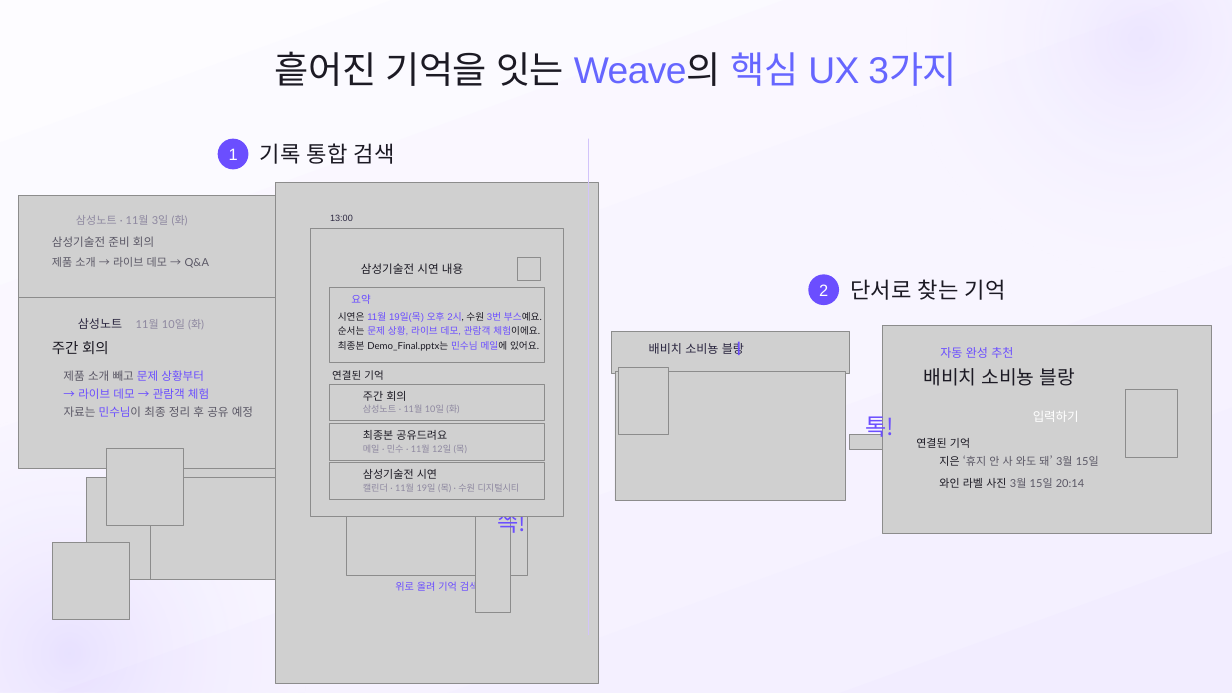
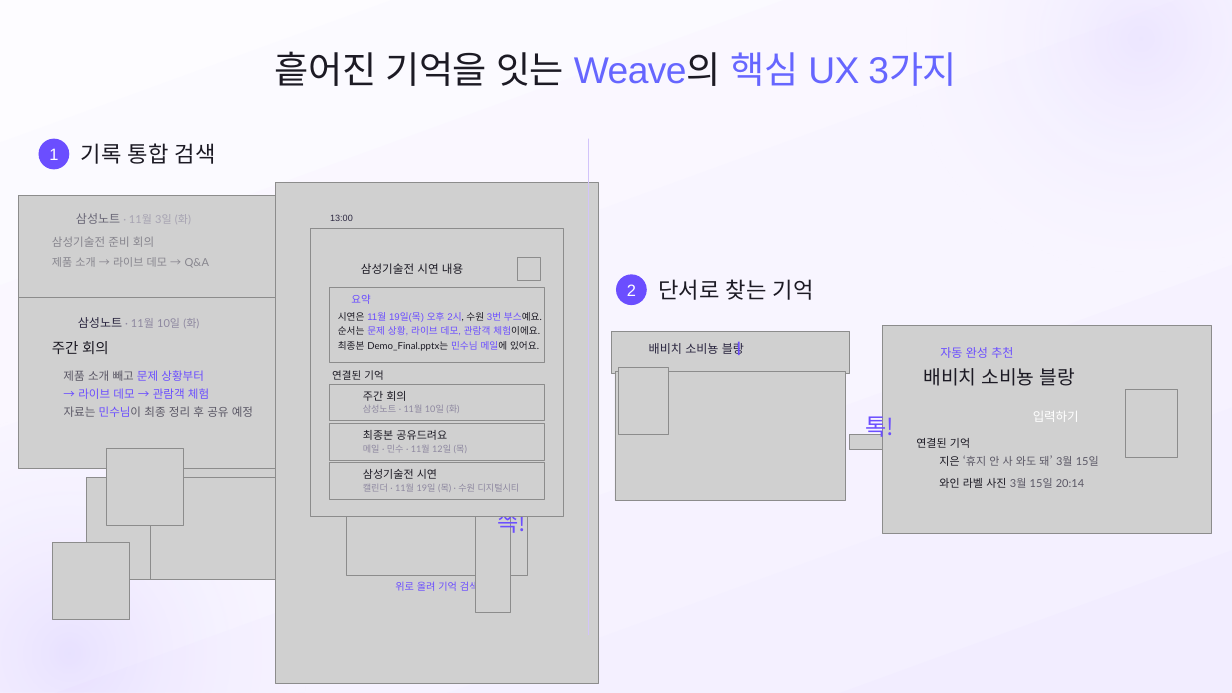
Before and after one commit to SB-Jo/t3, a slide deck: slide 2 of weave/결선준비/09_HowItWorks/HowItWorks_Argon_claude.pptx. Drawn at 1232x693 pixels with LibreOffice and Linux fonts; fonts in the diff are those of the drawing; grey boxes stand for pictures; background and template pictures are left out. Boxes give left, top, right and bottom in pixels: in the first picture for what was removed or moved away, otherwise in the second. Text is boxed around its words. In the diff, an @@ line names an element or a change of style, - is before the commit and + after.

```diff
--- a/weave/결선준비/09_HowItWorks/HowItWorks_Argon_claude.pptx
+++ b/weave/결선준비/09_HowItWorks/HowItWorks_Argon_claude.pptx
@@ 2 texts, 1 ellipse: place and size @@
-2 texts, 1 ellipse at (218, 139, 395, 169)
+2 texts, 1 ellipse at (39, 139, 216, 169)
@@ text "삼성기술전 준비 회의" at (52, 237, 154, 247): text colour #5B5866 to #5B5866 at 62% opacity @@
@@ text "삼성노트 · 11월 3일 (화)" at (76, 212, 191, 225): size 8.6 to 9.4 pt, font Lato to Arial, text colour #8E88A0 to #2B2640 at 62% opacity in "삼성노트"; text colour #8E88A0 to #8E88A0 at 62% opacity in "· 11월 3일 (화)" @@
@@ text "제품 소개 → 라이브 데모 ..." at (52, 257, 209, 267): text colour #5B5866 to #5B5866 at 62% opacity @@
@@ 2 texts, 1 ellipse: place and size @@
-2 texts, 1 ellipse at (809, 274, 1006, 305)
+2 texts, 1 ellipse at (616, 274, 814, 305)
@@ text at (78, 317, 199, 328): text changed; size 9.4 to 8.6 pt; font Arial to Lato; text colour #2B2640 to #8E88A0 @@
-삼성노트
+삼성노트 · 11월 10일 (화)
@@ text removed at (136, 319, 204, 329) @@
-11월 10일 (화)
```
Also in this commit, not shown: 8 other slides changed, 23 other files.
